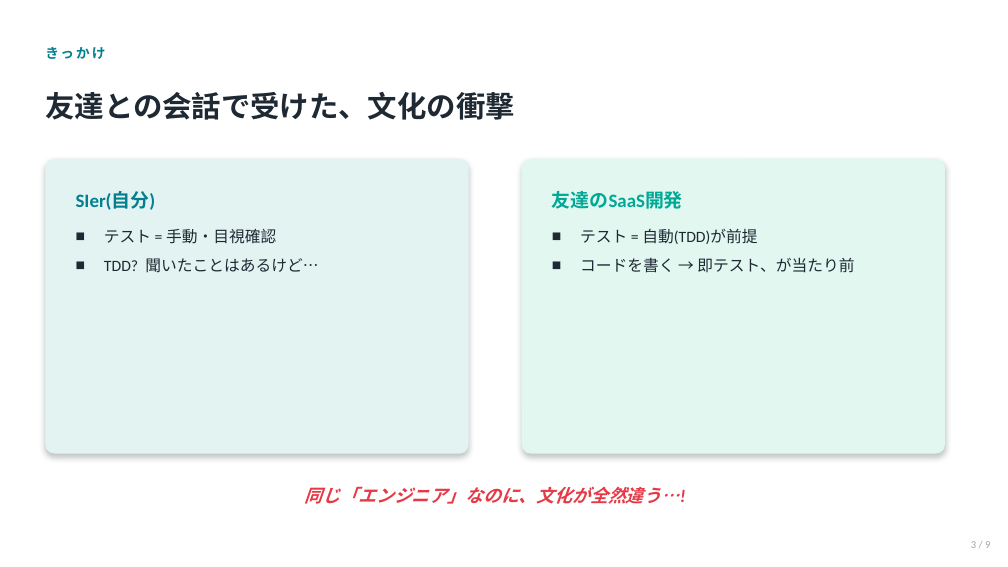
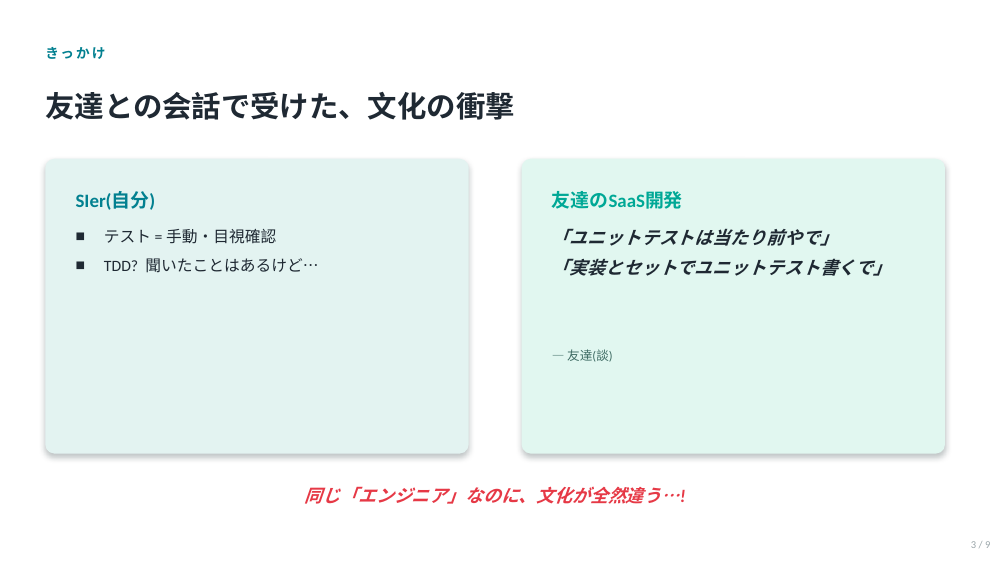
Before and after one commit to chiki-chiki/life, a slide deck: slide 3 of materials/初心者向けLT-E2Eテスト自動化/slides.pptx. Drawn at 1008x567 pixels with LibreOffice and Linux fonts; fonts in the diff are those of the drawing. Boxes give left, top, right and bottom in pixels: in the first picture for what was removed or moved away, otherwise in the second. Text is boxed around its words. In the diff, an @@ line names an element or a change of style, - is before the commit and + after.

```diff
--- a/materials/初心者向けLT-E2Eテスト自動化/slides.pptx
+++ b/materials/初心者向けLT-E2Eテスト自動化/slides.pptx
@@ text at [552,228,891,276]: text changed; size 15 to 17 pt; bold on; italic on @@
-■ テスト = 自動(TDD)が前提
-■ コードを書く → 即テスト、が当たり前
+「ユニットテストは当たり前やで」
+「実装とセットでユニットテスト書くで」
@@ text added at [567,349,612,362], 12 pt, text #3E6B63 @@
+— 友達(談)
```
Also in this commit, not shown: 1 other slide changed.
